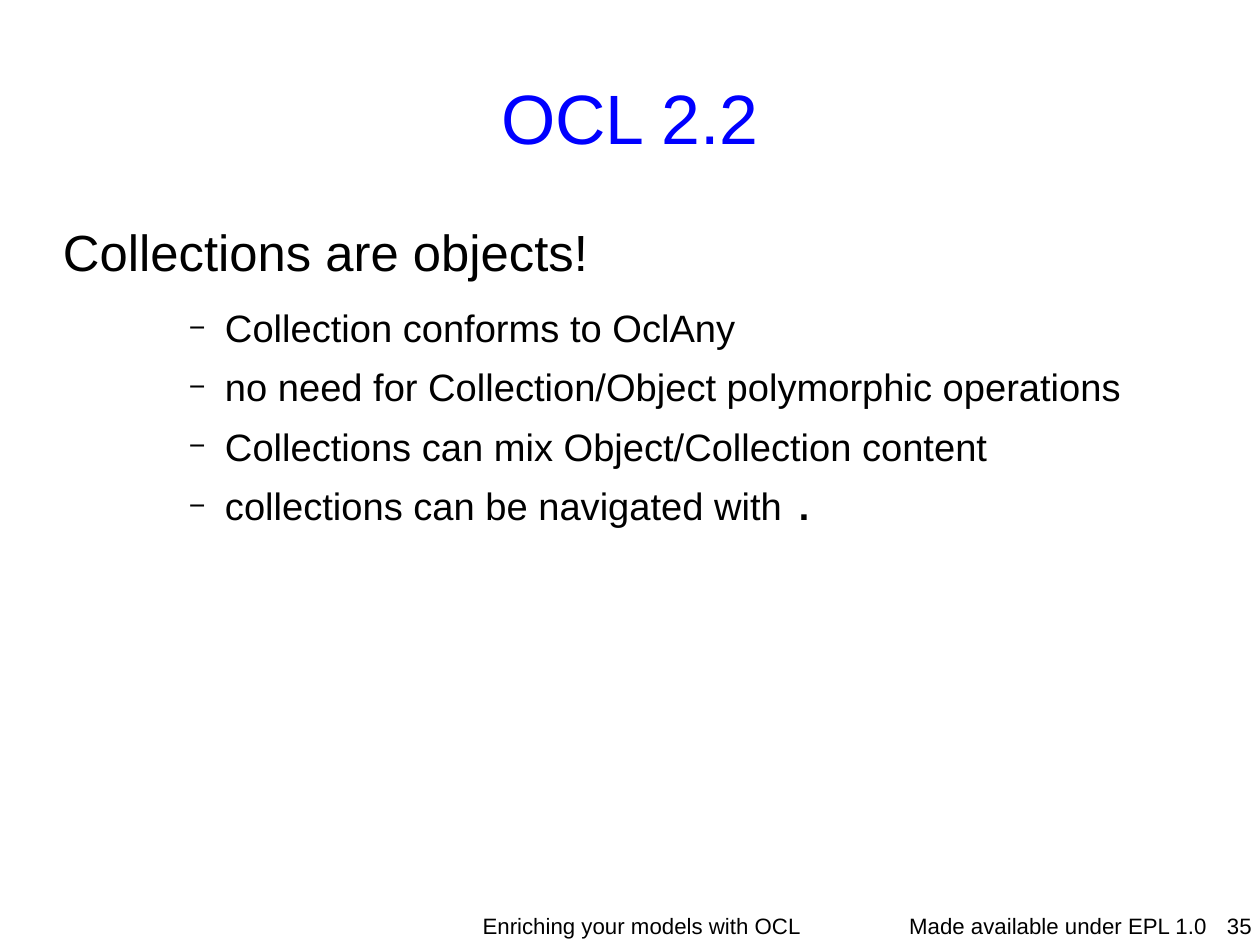
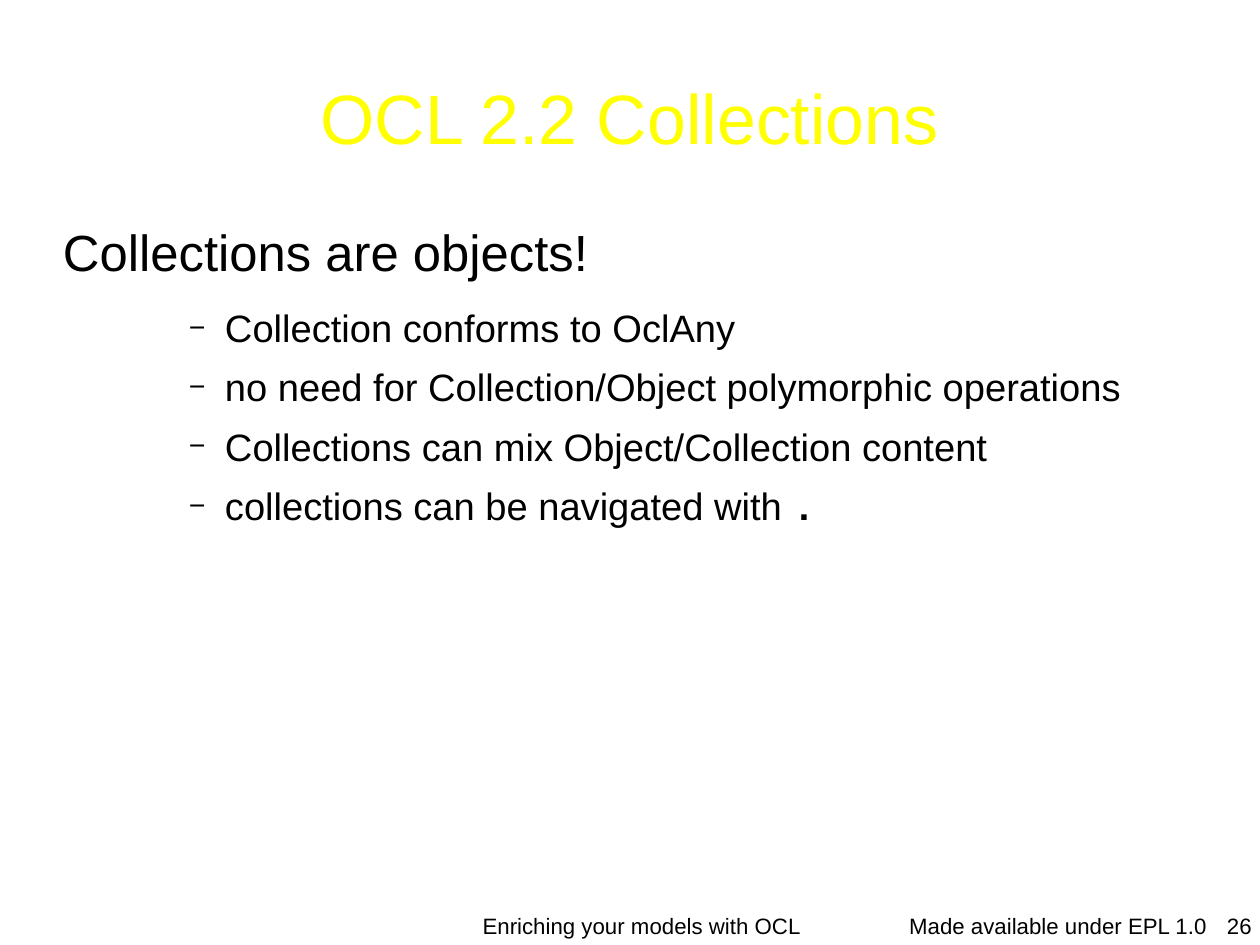
Before and after one commit to eclipse-ocl/ocl-website, a slide deck: slide 26 of ocl/docs/publications/ESE2010LongTalk/EnrichingWithOCL.odp (slide 35 before the commit). Drawn at 1260x945 pixels with LibreOffice and Linux fonts; fonts in the diff are those of the drawing; background and template pictures are left out. Boxes give left, top, right and bottom in pixels: in the first picture for what was removed or moved away, otherwise in the second. Text is boxed around its words. In the diff, an @@ line names an element or a change of style, - is before the commit and + after.

```diff
--- a/ocl/docs/publications/ESE2010LongTalk/EnrichingWithOCL.odp
+++ b/ocl/docs/publications/ESE2010LongTalk/EnrichingWithOCL.odp
@@ title at bbox=[320, 93, 938, 145]: text changed; text colour #0000FF to #FFFF00 @@
-OCL 2.2
+OCL 2.2 Collections
@@ page number at bbox=[1227, 918, 1252, 935]: text changed @@
-35
+26
```
Also in this commit, not shown: 17 other slides changed, 3 slides added.
